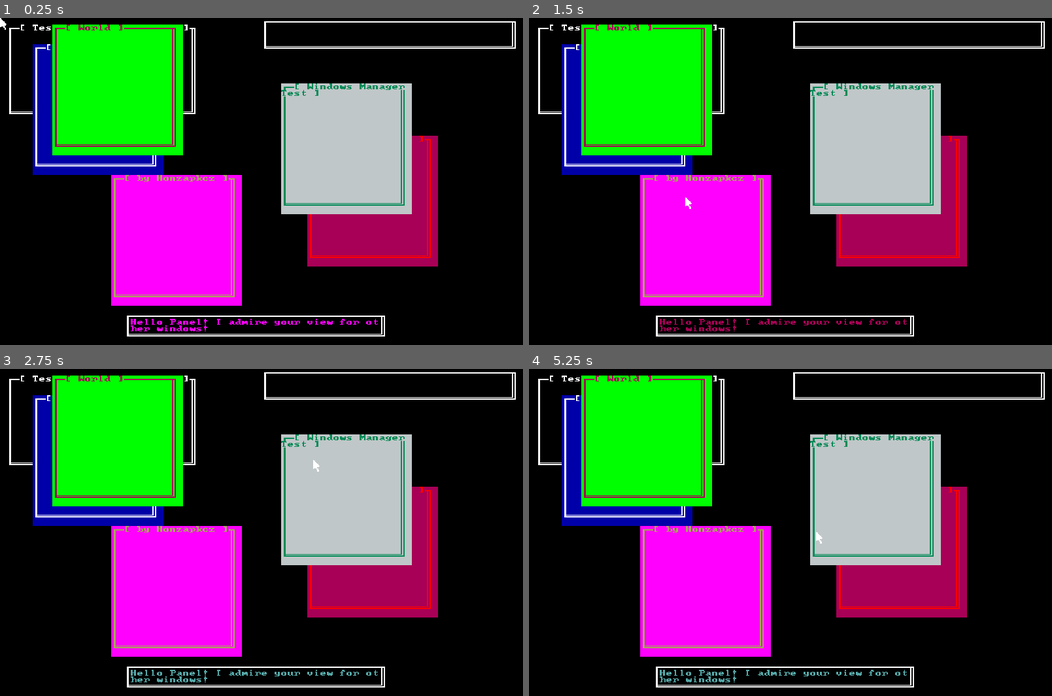
Above: before the commit, frames 1-4 (two rows, left to right).
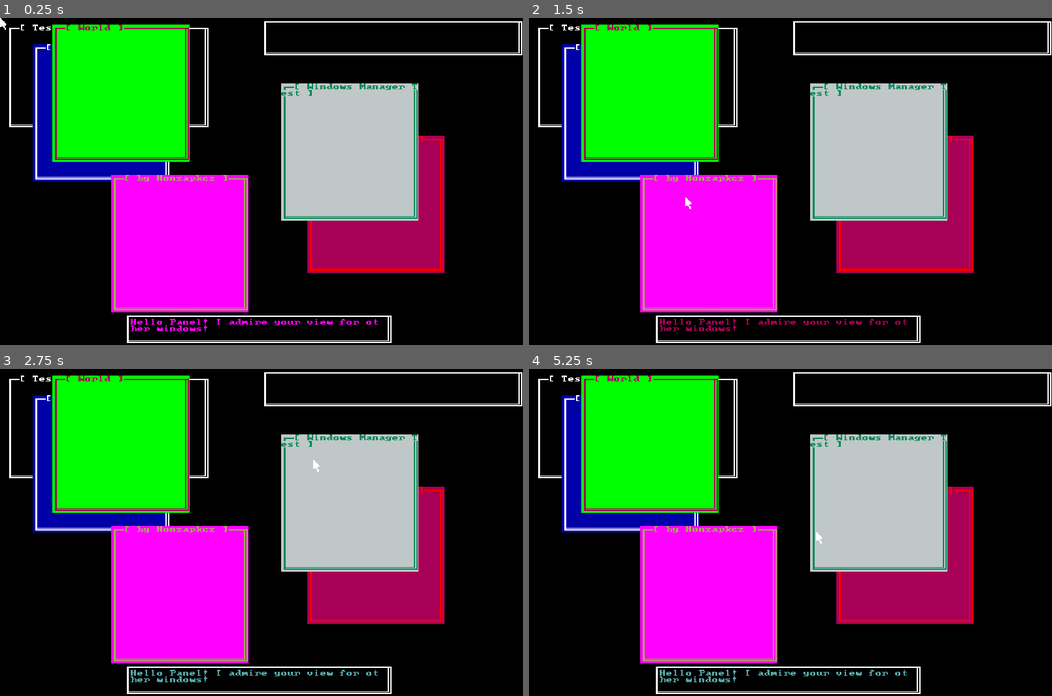
Above: after the commit, the same moments.

Repository: Honzapkcz/godot-de
Game: Godot game, scene res://wm.tscn
Two runs of this game, one before a commit and one after it. Both use one fixed random seed, a clock stepped at 60 frames per second and the inputs below.
Inputs (mouse positions are in pixels of both pictures, inside the frame that each line leads up to):
- Up to frame 1 (0.25 s): no input
- Up to frame 2 (1.5 s): tap Enter at 0.5 s; move the mouse to (905, 165) at 0.52 s; click (905, 165) at 0.67 s; move the mouse to (685, 197) at 1.27 s; click (685, 197) at 1.42 s
- Up to frame 3 (2.75 s): tap Space at 2 s; move the mouse to (313, 460) at 2.02 s; click (313, 460) at 2.17 s
- Up to frame 4 (5.25 s): move the mouse to (764, 597) at 2.77 s; click (764, 597) at 2.92 s; tap Enter at 3.5 s; move the mouse to (947, 581) at 3.52 s; click (947, 581) at 3.67 s; move the mouse to (633, 483) at 4.27 s; click (633, 483) at 4.42 s; tap Space at 5 s; move the mouse to (816, 532) at 5.02 s; click (816, 532) at 5.17 s

The runs differ from the first frame. In frame 1, 7.7% of the frame differs, in the area x 1-100%, y 1-100%; in frame 2, 7.7%; in frame 3, 7.7%; in frame 4, 7.7%.

Commit message:
Fixed canstant error messages in log O.O

Diff:
--- a/TextPanel.gd
+++ b/TextPanel.gd
@@ -25,8 +25,8 @@
 func draw():
 	content.attron(fg_color, bg_color)
 	content.move(0, 0)
-	content.rect(0x00, rect.size.x - 1, rect.size.y - 1)
-	content.border(border, rect.size.x - 1, rect.size.y -1)
+	content.rect(0x00, rect.size.x, rect.size.y)
+	content.border(border, rect.size.x, rect.size.y)
 
 	if child:
 		child.copy(content, 1, 1)
--- a/TextWidget.gd
+++ b/TextWidget.gd
@@ -33,16 +33,16 @@
 		push_error("rect.position.y cannot be less than 0")
 		rect.position.y = 0
 	if content:
-		content.COLS = value.size.x
-		content.LINES = value.size.y
+		content.COLS = value.size.x + 1
+		content.LINES = value.size.y + 1
 	rect = value
 
 func get_rect() -> Rect2i:
 	return rect
 
 func set_content(value: TextBuffer) -> void:
-	value.COLS = rect.size.x
-	value.LINES = rect.size.y
+	value.COLS = rect.size.x + 1
+	value.LINES = rect.size.y + 1
 	content = value
 
 func get_content() -> TextBuffer:
--- a/TextWindow.gd
+++ b/TextWindow.gd
@@ -6,7 +6,10 @@
 	MOTION_EVENT_MOVE,
 	MOTION_EVENT_SIZE,
 }
-var child: TextBuffer
+var child: TextBuffer:
+	set(value):
+		value.COLS = rect.size.x - 2
+		value.LINES = rect.size.y - 2
 var title: String
 var button_offset: int = 2
 var title_offset: int = 2
@@ -35,7 +38,7 @@
 	content.attron(fg_color, bg_color)
 	content.move(0, 0)
 	content.rect(0x00, rect.size.x, rect.size.y)
-	content.border(border, rect.size.x - 2, rect.size.y - 2)
+	content.border(border, rect.size.x, rect.size.y)
 	content.move(title_offset, 0)
 	content.addchstr(content.str2brr("[ " + title + " ]"))
 	#content.move(rect.position.x + rect.size.x - button_offset, rect.position.y)
@@ -45,7 +48,7 @@
 	#content.move(rect.position.x + rect.size.x - button_offset + 2, rect.position.y)
 	#content.addch(content.ch2int('X'), bg_color, fg_color)
 	if child:
-		child.copy(content, 1, 1)
+		child.copy(content, 0, 0)
 
 func move(pos: Vector2i):
 	if pos.x < 0:
@@ -69,8 +72,8 @@
 	if Engine.get_singleton(&"TextSystem").term.LINES - rect.position.y <= size.y:
 		size.y = Engine.get_singleton(&"TextSystem").term.LINES - rect.position.y - 1
 	rect.size = size
-	content.COLS = size.x
-	content.LINES = size.y
+	content.COLS = size.x + 1
+	content.LINES = size.y + 1
 	if child:
 		child.COLS = rect.size.x - 2
 		child.LINES = rect.size.y - 2
